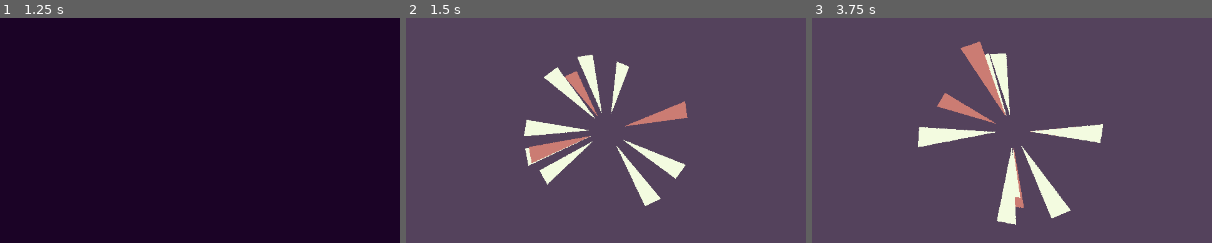
Above: before the commit, frames 1-3 (left to right).
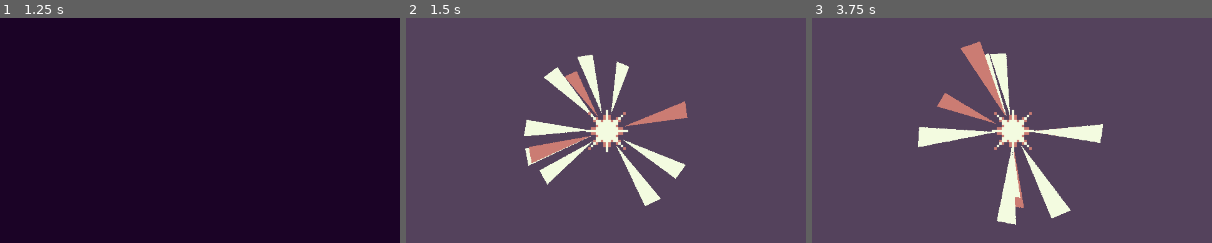
Above: after the commit, the same moments.

Repository: brenioks/Philosophers-Pit-Effects-Port
Game: Godot game, scene res://parry/scenes/main_parry.tscn
Two runs of this game, one before a commit and one after it. Both use one fixed random seed, a clock stepped at 60 frames per second and the inputs below.
Inputs (mouse positions are % of the whole screen's width and height, from its top left):
- Up to frame 1 (1.25 s): tap Enter at 0.5 s; move the mouse to (72, 45) at 0.52 s; hold Right mouse button (parry) from 0.53 s (still down)
- Up to frame 2 (1.5 s): tap Space at 1.25 s; move the mouse to (30, 55) at 1.27 s; release Right mouse button (parry) at 1.28 s; right-click (30, 55) at 1.35 s
- Up to frame 3 (3.75 s): move the mouse to (60, 28) at 2.02 s; hold Right mouse button (parry) 2.03-2.78 s; tap Enter at 2.75 s; move the mouse to (45, 70) at 2.77 s; right-click (45, 70) at 2.85 s; tap Space at 3.5 s; move the mouse to (80, 65) at 3.52 s; hold Right mouse button (parry) from 3.53 s (still down)
The pictures show only the part of the screen within x 25-75%, y 25-75%; the shares and areas given below are measured in that part.

Frame 1 is identical in both runs. In frame 2, 0.9% of the frame differs, in the area x 45-56%, y 40-60%; in frame 3, 0.9%.

Commit message:
Pausing Tree rather then setting speed scale to 0
- added "parried" sprite;
- updated gitignore to exclude .import files;

Diff:
--- a/parry/parry_particle.gd
+++ b/parry/parry_particle.gd
@@ -3,6 +3,7 @@
 
 @export_tool_button("Do the parry") var start_parry_action = start_parry
 
+@onready var parried_sprite: AnimatedSprite2D = $ParriedSprite
 @onready var particles: CPUParticles2D = $CPUParticles2D
 @onready var unfreeze_timer: Timer = $UnfreezeTimer
 @onready var flashbang: CanvasLayer = $Flashbang
@@ -23,7 +24,8 @@
 
 func start_parry():
 	particles.restart()
-	particles.speed_scale = 0
+	parried_sprite.play("parried")
+	get_tree().paused = true
 	flashbang.visible = true
 	if Engine.is_editor_hint():
 		var rect: ColorRect = flashbang.get_node("ColorRect")
@@ -32,5 +34,5 @@
 	unfreeze_timer.start()
 
 func unfreeze():
-	particles.speed_scale = 1
+	get_tree().paused = false
 	flashbang.visible = false
--- a/parry/scenes/parry_prefab.tscn
+++ b/parry/scenes/parry_prefab.tscn
@@ -1,7 +1,13 @@
-[gd_scene load_steps=7 format=3 uid="uid://o12cn7xci7q1"]
+[gd_scene load_steps=14 format=3 uid="uid://o12cn7xci7q1"]
 
 [ext_resource type="Script" uid="uid://cvm6q0sey07ct" path="res://parry/parry_particle.gd" id="1_cd4hu"]
 [ext_resource type="Script" uid="uid://bgq02jc0yinag" path="res://parry/scripts/viewport_center_node2d.gd" id="1_lqiek"]
+[ext_resource type="Texture2D" uid="uid://c6f67da5r7gn5" path="res://assets/parried/parried1.png" id="3_wpshi"]
+[ext_resource type="Texture2D" uid="uid://c15267qqtw7iv" path="res://assets/parried/parried2.png" id="4_s3jby"]
+[ext_resource type="Texture2D" uid="uid://4ndhbpdg11k0" path="res://assets/parried/parried3.png" id="5_8q7xe"]
+[ext_resource type="Texture2D" uid="uid://cvlcbu5s23g2p" path="res://assets/parried/parried4.png" id="6_tpgkh"]
+[ext_resource type="Texture2D" uid="uid://qibseovayjah" path="res://assets/parried/parried5.png" id="7_eqtdl"]
+[ext_resource type="Texture2D" uid="uid://b0h0xehibcqw" path="res://assets/transp_pixel.png" id="8_s3jby"]
 
 [sub_resource type="ViewportTexture" id="ViewportTexture_cd4hu"]
 viewport_path = NodePath("CPUParticles2D/SubViewport")
@@ -19,6 +25,32 @@
 interpolation_mode = 1
 offsets = PackedFloat32Array(0, 0.5)
 colors = PackedColorArray(0.7294118, 0.3137255, 0.26666668, 1, 0.9372549, 0.9764706, 0.8392157, 1)
+
+[sub_resource type="SpriteFrames" id="SpriteFrames_4ifc8"]
+animations = [{
+"frames": [{
+"duration": 1.0,
+"texture": ExtResource("3_wpshi")
+}, {
+"duration": 1.0,
+"texture": ExtResource("4_s3jby")
+}, {
+"duration": 1.0,
+"texture": ExtResource("5_8q7xe")
+}, {
+"duration": 1.0,
+"texture": ExtResource("6_tpgkh")
+}, {
+"duration": 1.0,
+"texture": ExtResource("7_eqtdl")
+}, {
+"duration": 1.0,
+"texture": ExtResource("8_s3jby")
+}],
+"loop": false,
+"name": &"parried",
+"speed": 20.0
+}]
 
 [node name="Parry" type="Node2D"]
 script = ExtResource("1_cd4hu")
@@ -57,7 +89,15 @@
 polygon = PackedVector2Array(0, 0, 128, -40, 124, 40)
 uv = PackedVector2Array(0, 0, 120, 40, 120, -48)
 
+[node name="ParriedSprite" type="AnimatedSprite2D" parent="."]
+scale = Vector2(4, 4)
+sprite_frames = SubResource("SpriteFrames_4ifc8")
+animation = &"parried"
+frame = 5
+frame_progress = 1.0
+
 [node name="UnfreezeTimer" type="Timer" parent="."]
+process_mode = 3
 wait_time = 0.25
 one_shot = true
 
Binary file added: assets/parried/parried1.png
Binary file added: assets/parried/parried2.png
Binary file added: assets/parried/parried3.png
Binary file added: assets/parried/parried4.png
Binary file added: assets/parried/parried5.png
Not shown, changed: .gitignore
